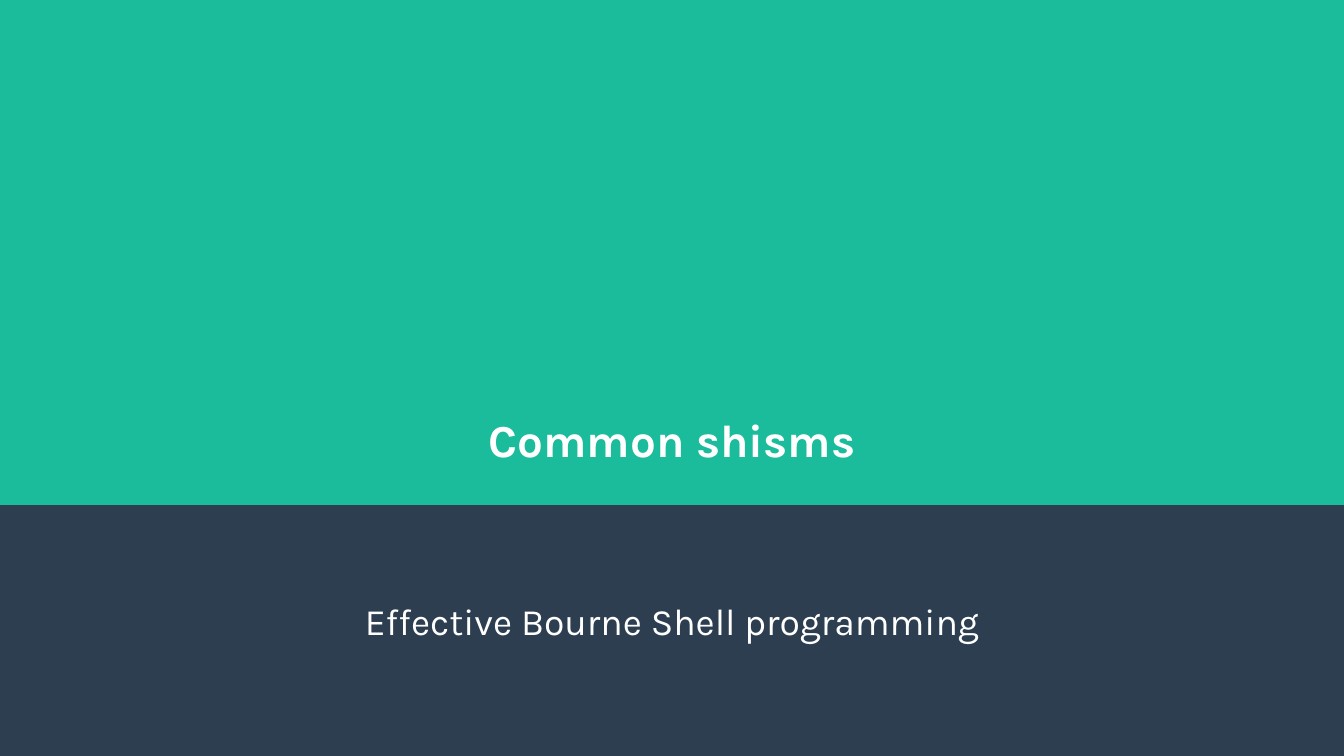
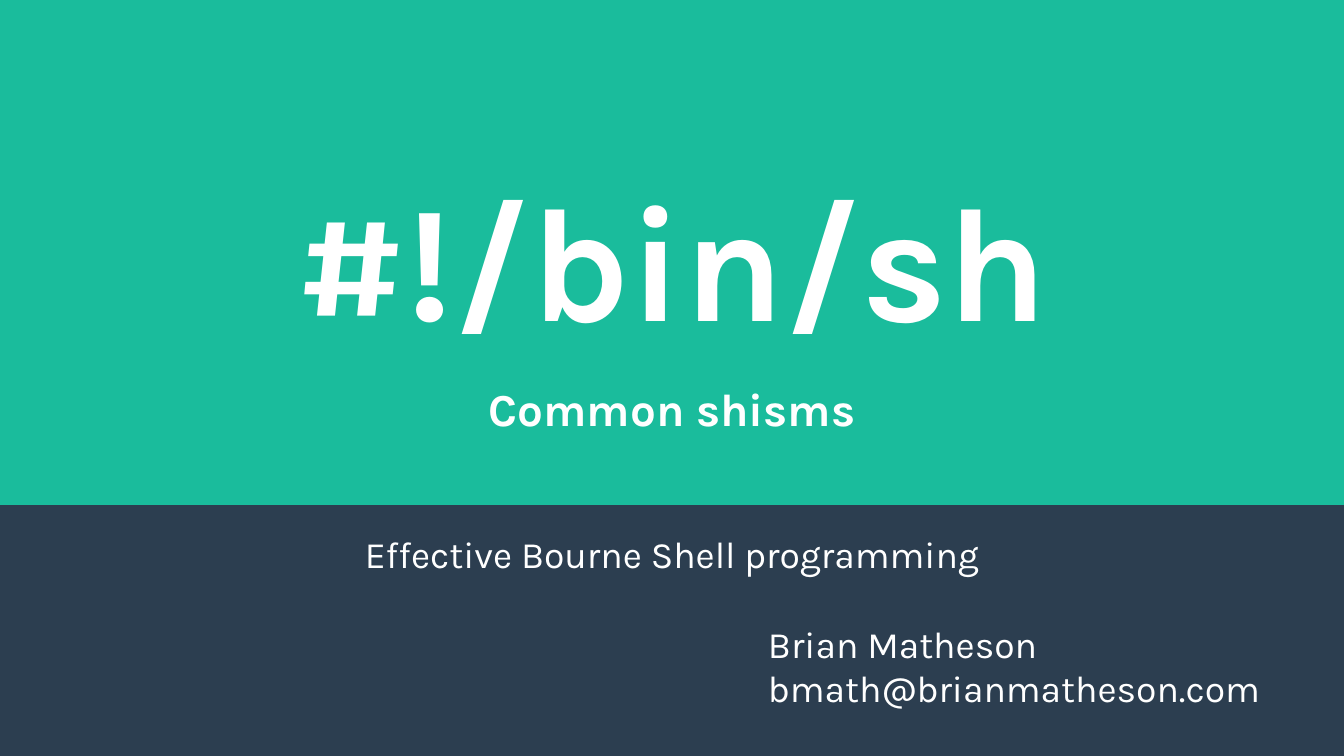
Before and after one commit to briankmatheson/sh-presentation, a slide deck: slide 1 of presentation.odp. Drawn at 1344x756 pixels with LibreOffice and Linux fonts; fonts in the diff are those of the drawing. Boxes give left, top, right and bottom in pixels: in the first picture for what was removed or moved away, otherwise in the second. Text is boxed around its words. In the diff, an @@ line names an element or a change of style, - is before the commit and + after.

```diff
--- a/presentation.odp
+++ b/presentation.odp
@@ title "#!/bin/sh Common shisms" at [296,200,1048,427]: vertical alignment middle to top @@
@@ title at [296,200,1048,427]: text changed @@
-Common shisms
+#!/bin/sh
+Common shisms
@@ subtitle at [768,632,1260,709]: paragraphs added @@
+Brian Matheson
+bmath@brianmatheson.com
```
Also in this commit, not shown: 4 other slides changed, 2 other files.
